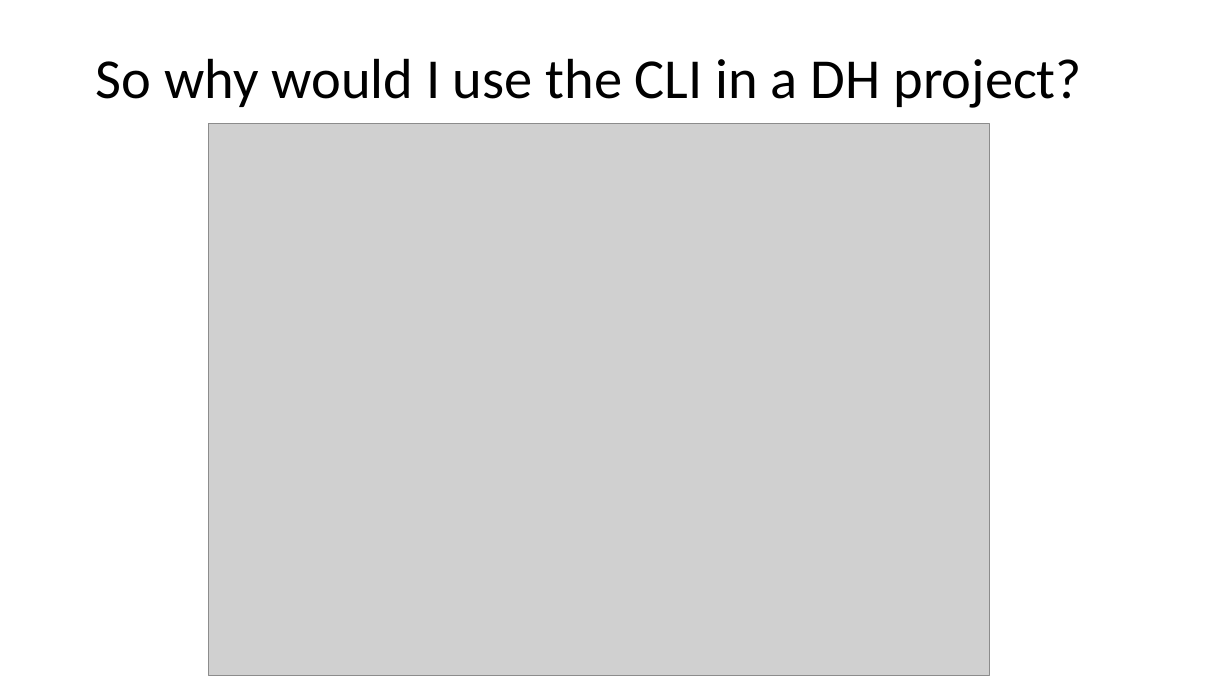
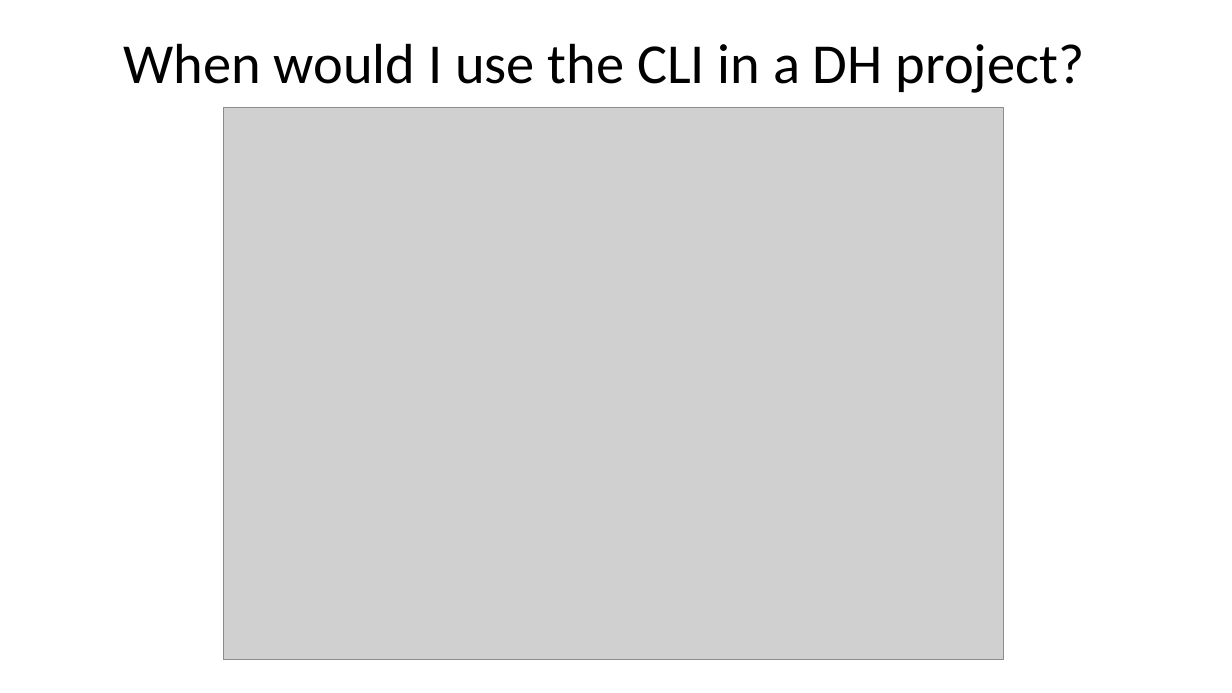
Before and after one commit to humanitiesprogramming/slides, a slide deck: slide 8 of 2019/misc/CLI Git.pptx (slide 11 before the commit). Drawn at 1232x693 pixels with LibreOffice and Linux fonts; fonts in the diff are those of the drawing; grey boxes stand for pictures. Boxes give left, top, right and bottom in pixels: in the first picture for what was removed or moved away, otherwise in the second. Text is boxed around its words. In the diff, an @@ line names an element or a change of style, - is before the commit and + after.

Commit message:
Updated CLI and Git slides with a new image and a contextualizing slide for Git.

```diff
--- a/2019/misc/CLI Git.pptx
+++ b/2019/misc/CLI Git.pptx
@@ title at (x1=123, y1=43, x2=1085, y2=93): text changed @@
-So why would I use the CLI in a DH project?
+When would I use the CLI in a DH project?
@@ picture moved from (x1=209, y1=124, x2=990, y2=677) to (x1=223, y1=107, x2=1004, y2=660) @@
```
Also in this commit, not shown: 1 other slide changed, 1 slide added.
